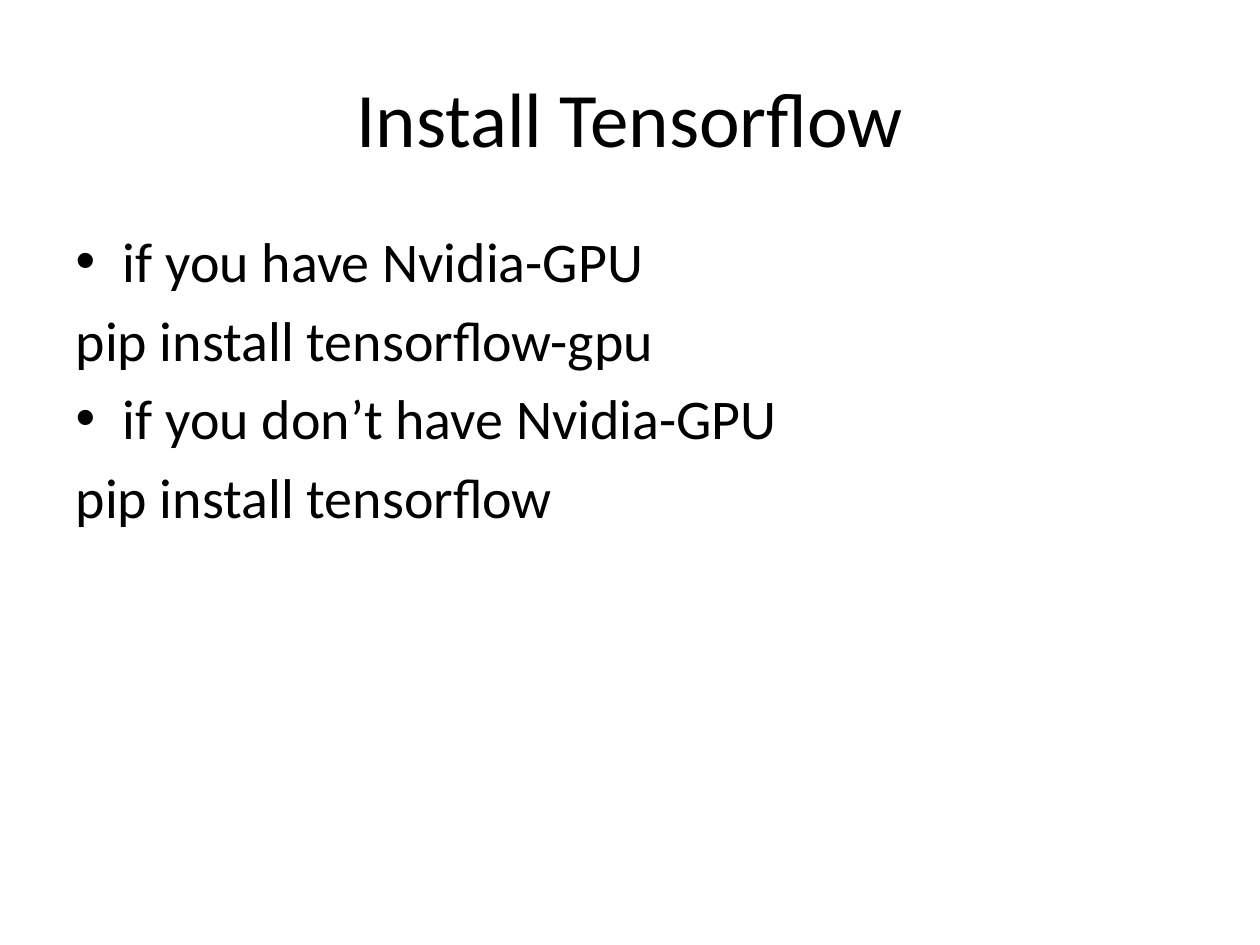
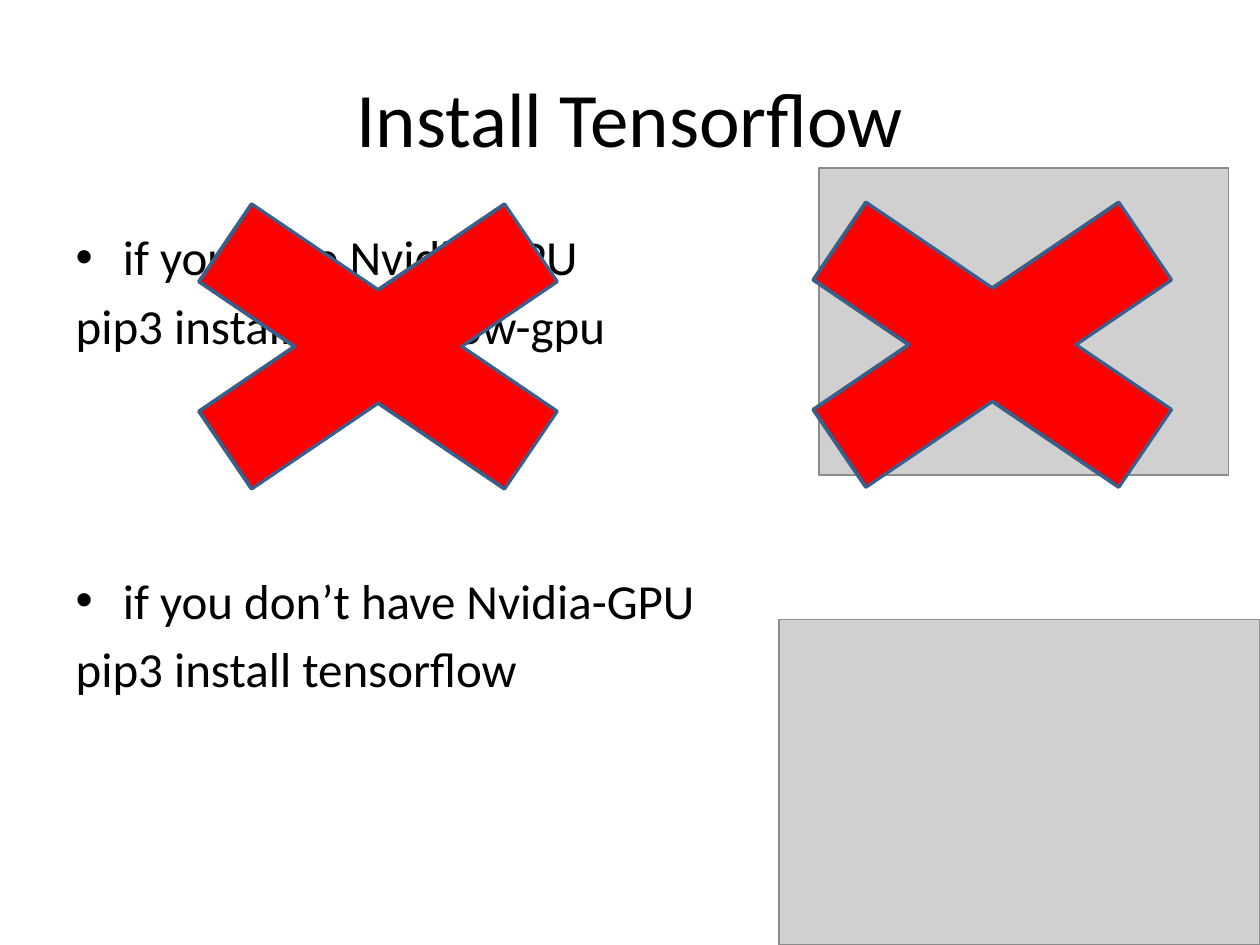
Before and after one commit to skyap/Intro-AI-Robotics, a slide deck: slide 7 of slides/01.Logistics.pptx (slide 5 before the commit). Drawn at 1260x945 pixels with LibreOffice and Linux fonts; fonts in the diff are those of the drawing; grey boxes stand for pictures. Boxes give left, top, right and bottom in pixels: in the first picture for what was removed or moved away, otherwise in the second. Text is boxed around its words. In the diff, an @@ line names an element or a change of style, - is before the commit and + after.

```diff
--- a/slides/01.Logistics.pptx
+++ b/slides/01.Logistics.pptx
@@ cross added at <box>84,147,673,547</box>, fill #FF0000, outline #3A5F8C 2 pt @@
@@ cross added at <box>698,145,1260,544</box>, fill #FF0000, outline #3A5F8C 2 pt @@
@@ picture added at <box>819,168,1228,475</box> @@
@@ text at <box>123,235,694,627</box>: size 32 to 28 pt in "if you have Nvidia-GPU", "if you don’t have Nvidia-GPU" @@
@@ text at <box>76,304,605,356</box>: text changed; size 32 to 28 pt @@
-pip install tensorflow-gpu
+pip3 install tensorflow-gpu
@@ picture added at <box>779,620,1260,945</box> @@
@@ text at <box>76,653,516,695</box>: text changed; size 32 to 28 pt @@
-pip install tensorflow
+pip3 install tensorflow
```
Also in this commit, not shown: 4 other slides changed, 2 slides added, 16 other files.
